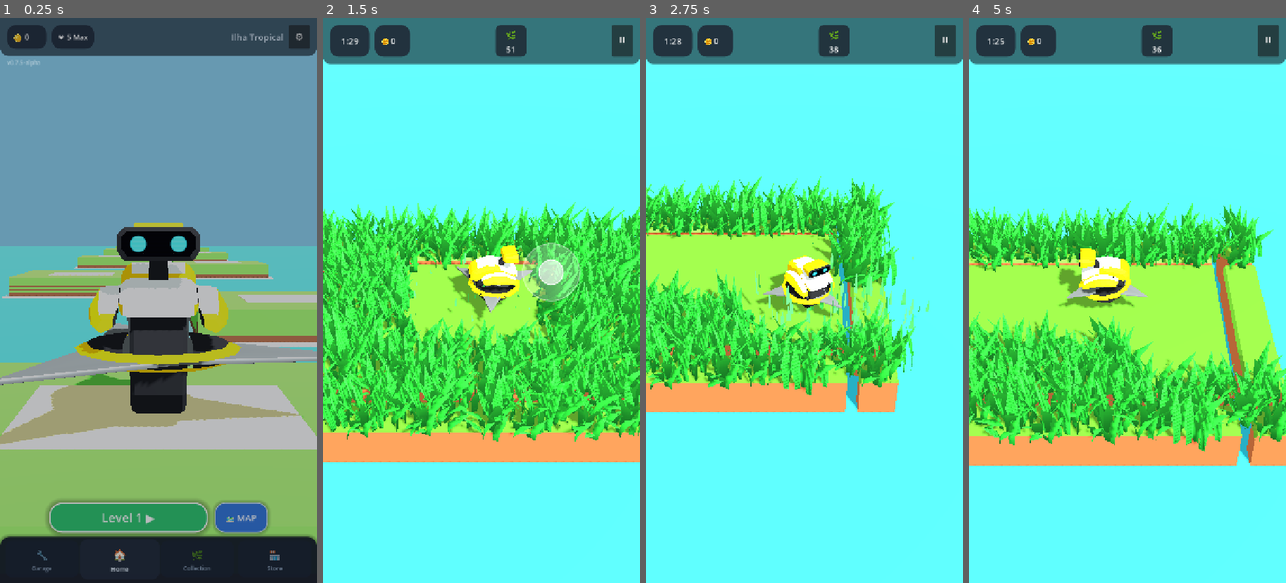
Above: before the commit, frames 1-4 (left to right).
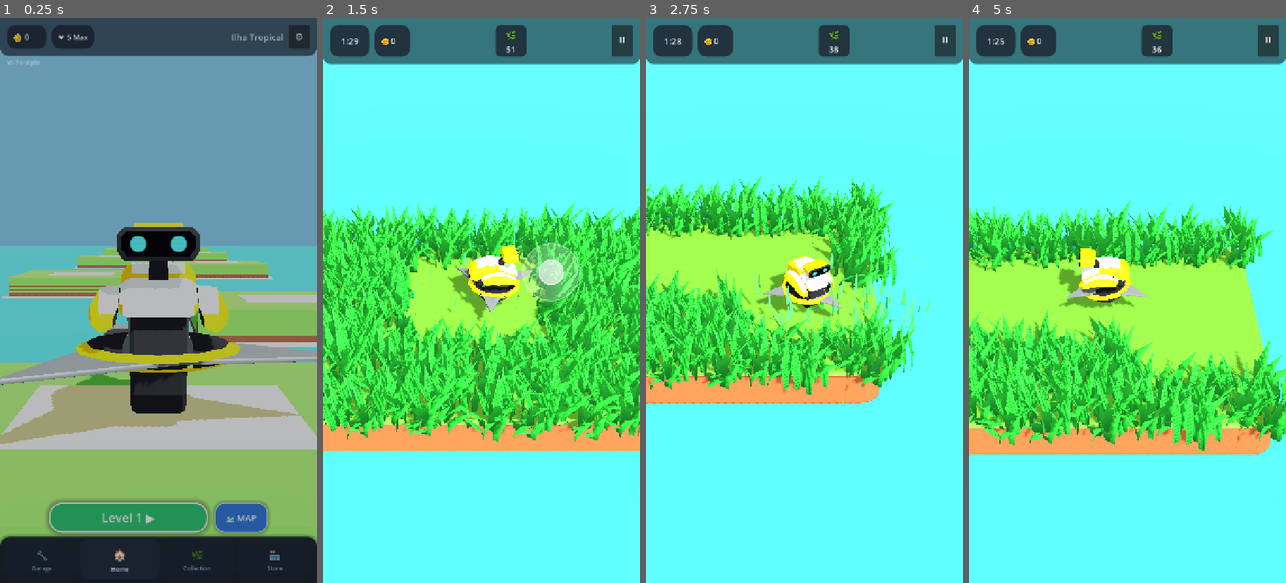
Above: after the commit, the same moments.

Repository: rogerbif/grass-cut-bot
Game: Godot game, scene res://scenes/menu/main_menu.tscn
Two runs of this game, one before a commit and one after it. Both use one fixed random seed, a clock stepped at 60 frames per second and the inputs below.
Inputs (mouse positions are in pixels of both pictures, inside the frame that each line leads up to):
- Up to frame 1 (0.25 s): no input
- Up to frame 2 (1.5 s): click "Level 1 ▶" at 0.5 s; tap Enter at 1.25 s; move the mouse to (551, 272) at 1.27 s; hold Right (ui_right) from 1.28 s (still down); hold Alt from 1.28 s (still down); click (551, 272) at 1.42 s
- Up to frame 3 (2.75 s): release Right (ui_right) at 2 s; release Alt at 2 s; drag from (741, 328) to (788, 413) at 2.02 s
- Up to frame 4 (5 s): move the mouse to (1159, 176) at 2.77 s; hold Right (ui_right) 2.78-3.5 s; tap Z at 2.85 s; drag from (1111, 413) to (1032, 215) at 3.52 s; move the mouse to (1222, 385) at 4.27 s; hold Left (ui_left) from 4.28 s (still down); tap 1 at 4.35 s

The runs differ from the first frame. In frame 1, less than 0.1% of the frame differs, in the area x 6-7%, y 8-9%; in frame 2, 3.2%; in frame 3, 3.1%; in frame 4, 5.2%, in the area x 0-100%, y 39-80%.

Commit message:
fix(terrain): corrige orientacao canonica de rotacao dos tiles 3D no Godot [v0.7.6-alpha]

Diff:
--- a/project.godot
+++ b/project.godot
@@ -11,7 +11,7 @@
 [application]
 
 config/name="Grass Cut Bot"
-config/version="0.7.5-alpha"
+config/version="0.7.6-alpha"
 run/main_scene="res://scenes/menu/main_menu.tscn"
 config/features=PackedStringArray("4.7", "Mobile")
 boot_splash/image="uid://3pegaomvcdut"
--- a/scripts/core/game_version.gd
+++ b/scripts/core/game_version.gd
@@ -7,7 +7,7 @@
 
 const MAJOR: int = 0
 const MINOR: int = 7
-const PATCH: int = 5
+const PATCH: int = 6
 const STAGE: String = "ALPHA" # "PRE-ALPHA", "ALPHA", "BETA", "RC", "RELEASE"
 const BUILD_TYPE: String = "dev" # "dev", "nightly", "public"
 
Binary file changed: assets/models/tiles/tile_island_center.glb
Binary file changed: assets/models/tiles/tile_island_corner_in.glb
Binary file changed: assets/models/tiles/tile_island_corner_out.glb
Binary file changed: assets/models/tiles/tile_island_dirt.glb
Binary file changed: assets/models/tiles/tile_island_edge.glb
Binary file changed: assets/models/tiles/tile_island_end.glb
Not shown, changed: export_presets.cfg
Not shown, added: docs/historico_melhorias/044_correcao_orientacao_espacial_tiles_terreno_3d.md
Not shown, changed: docs/historico_melhorias/INDICE_MELHORIAS.md
